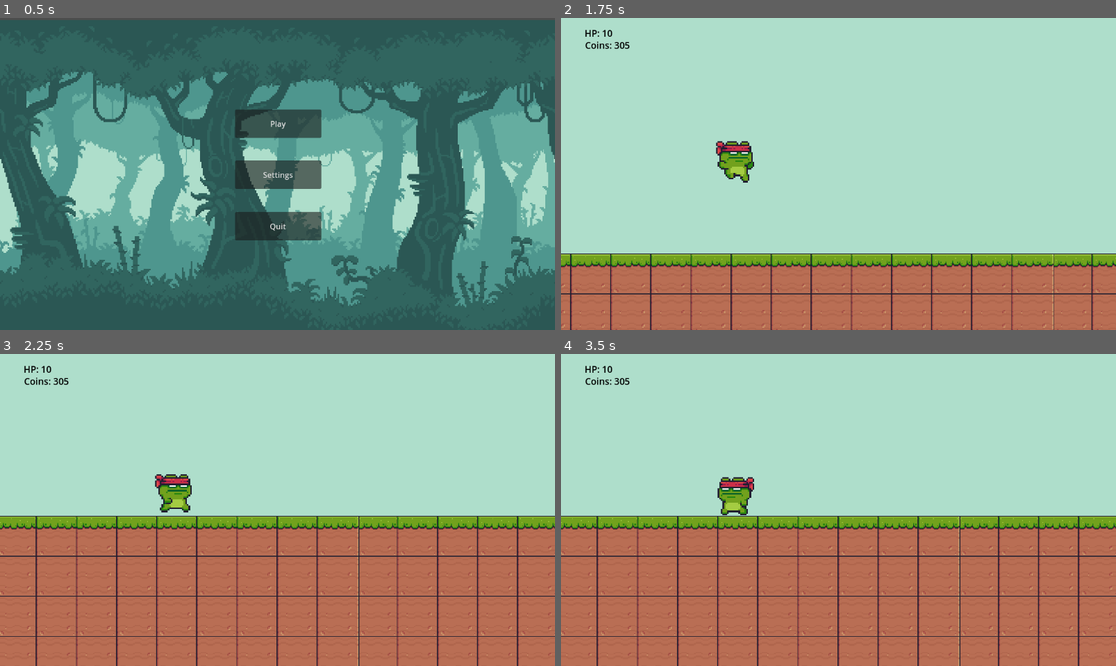
Above: before the commit, frames 1-4 (two rows, left to right).
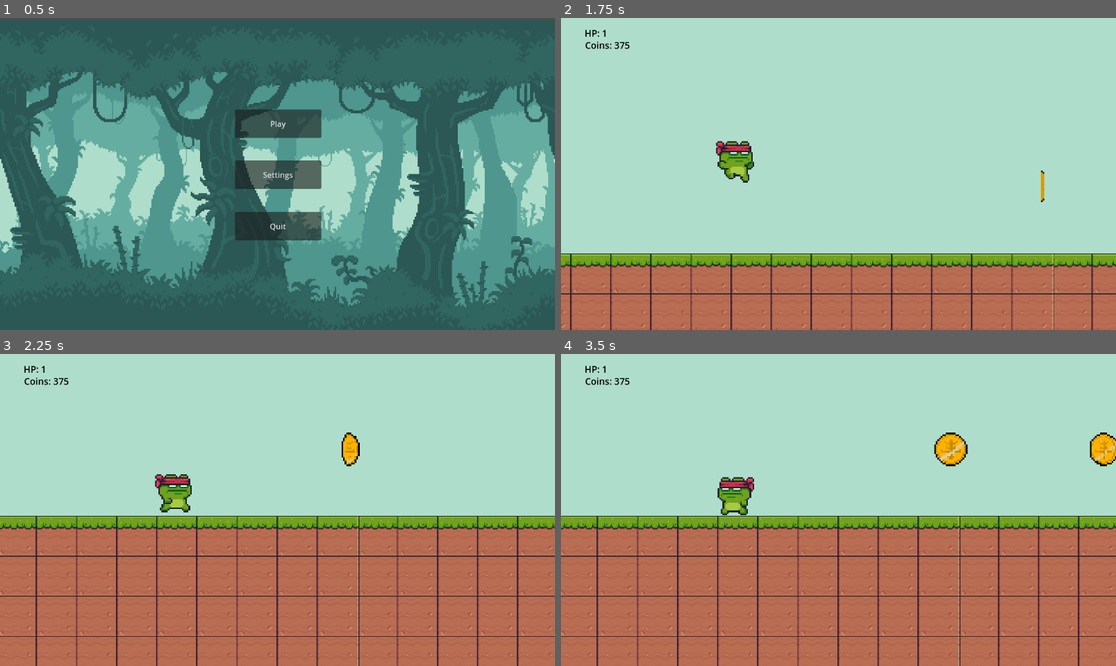
Above: after the commit, the same moments.

Repository: HassanAbdirahin/Frog-game
Game: Godot game, scene res://main.tscn
Two runs of this game, one before a commit and one after it. Both use one fixed random seed, a clock stepped at 60 frames per second and the inputs below.
Inputs:
- Up to frame 1 (0.5 s): no input
- Up to frame 2 (1.75 s): click "Play" at 0.5 s; tap Enter (ui_accept) at 1.25, 1.52 s; hold Right (ui_right) from 1.28 s (still down)
- Up to frame 3 (2.25 s): keep holding Right (ui_right)
- Up to frame 4 (3.5 s): tap Enter (ui_accept) at 2.27 s; release Right (ui_right) at 2.78 s; hold Left (ui_left) from 2.78 s (still down)

Frame 1 is identical in both runs. In frame 2, less than 0.1% of the frame differs, in the area x 8-88%, y 3-60%; in frame 3, 0.3%; in frame 4, 1.0%, in the area x 8-100%, y 3-37%.

Commit message:
randomized collectables

Diff:
--- a/collectables.gd
+++ b/collectables.gd
@@ -5,5 +5,7 @@
 
 func _on_timer_timeout():
 	var coinsTemp = coins.instantiate();
-	coinsTemp.global_position = Vector2(128, 384)
+	var rng = RandomNumberGenerator.new();
+	var randInt = rng.randi_range(96, 2960)
+	coinsTemp.global_position = Vector2(randInt, 384)
 	add_child(coinsTemp);
Not shown, changed: savegame.bin
